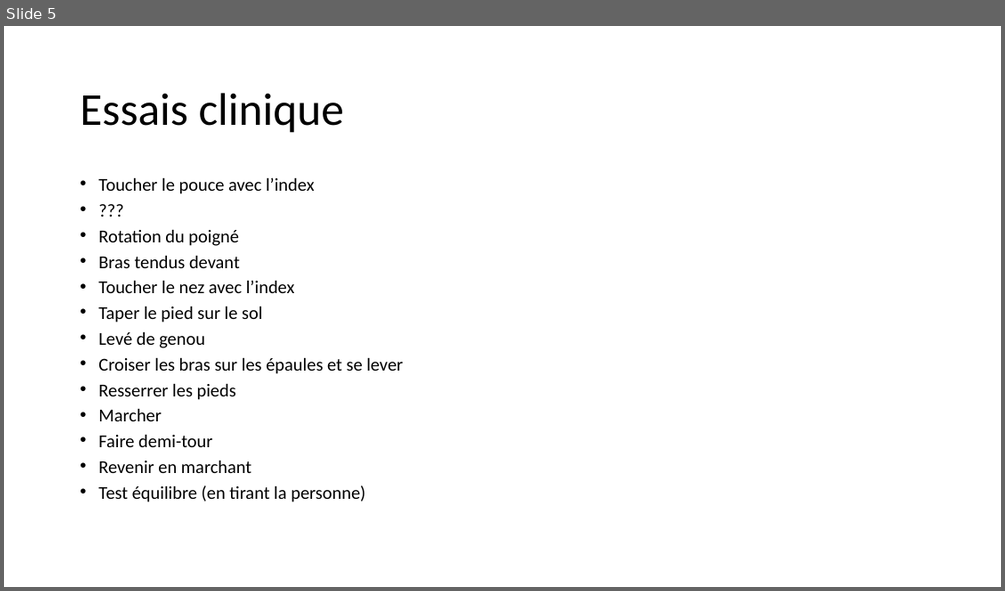
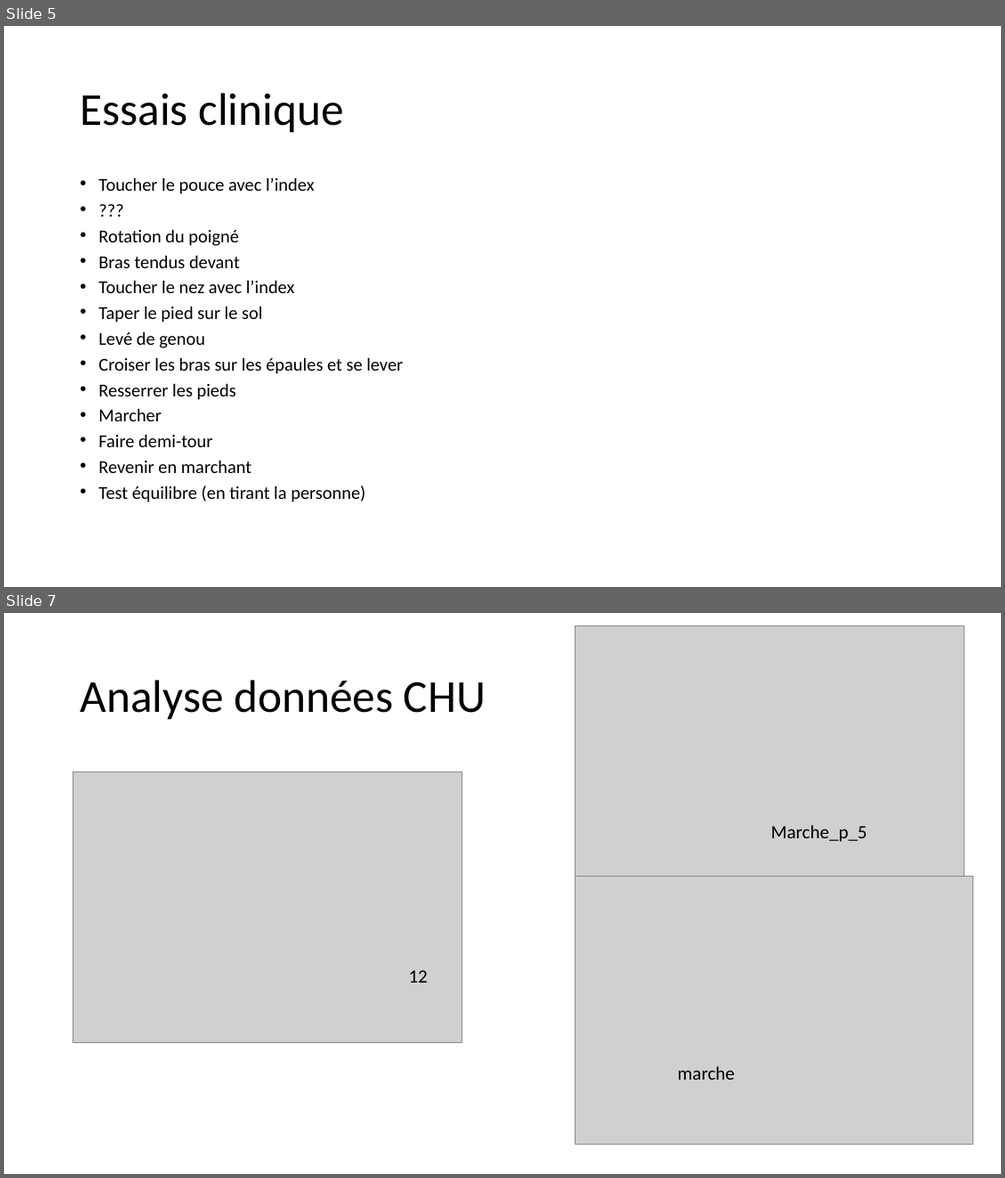
Before and after one commit to Gwyrm/emoove, a slide deck: presentation/suivi/20201118.pptx. Shown one above the other, each under a label of ours: slide 5 before the commit, slides 5 and 7 after it; the slides between them are not shown. The pictures are 1005x591 and 1005x1178 pixels, drawn with LibreOffice and Linux fonts; fonts in the diff are those of the drawing; grey boxes stand for pictures. Boxes give left, top, right and bottom in pixels: in the first picture for what was removed or moved away, otherwise in the second. Text is boxed around its words. In the diff, an @@ line names an element or a change of style, - is before the commit and + after.

```diff
--- a/presentation/suivi/20201118.pptx
+++ b/presentation/suivi/20201118.pptx
@@ slide 7 added at (x1=4, y1=613, x2=1001, y2=1174), background #FFFFFF @@
@@ picture added at (x1=575, y1=625, x2=963, y2=893) @@
@@ title added at (x1=80, y1=680, x2=485, y2=720), 44 pt, text #000000 @@
+Analyse données CHU
@@ picture added at (x1=73, y1=771, x2=462, y2=1042) @@
@@ text added at (x1=771, y1=825, x2=867, y2=842), 18 pt, text #000000 @@
+Marche_p_5
@@ picture added at (x1=575, y1=876, x2=973, y2=1144) @@
@@ text added at (x1=409, y1=970, x2=428, y2=982), 18 pt, text #000000 @@
+12
@@ text added at (x1=678, y1=1066, x2=735, y2=1079), 18 pt, text #000000 @@
+marche
```
Also in this commit, not shown: 1 slide changed, 27 other files.
